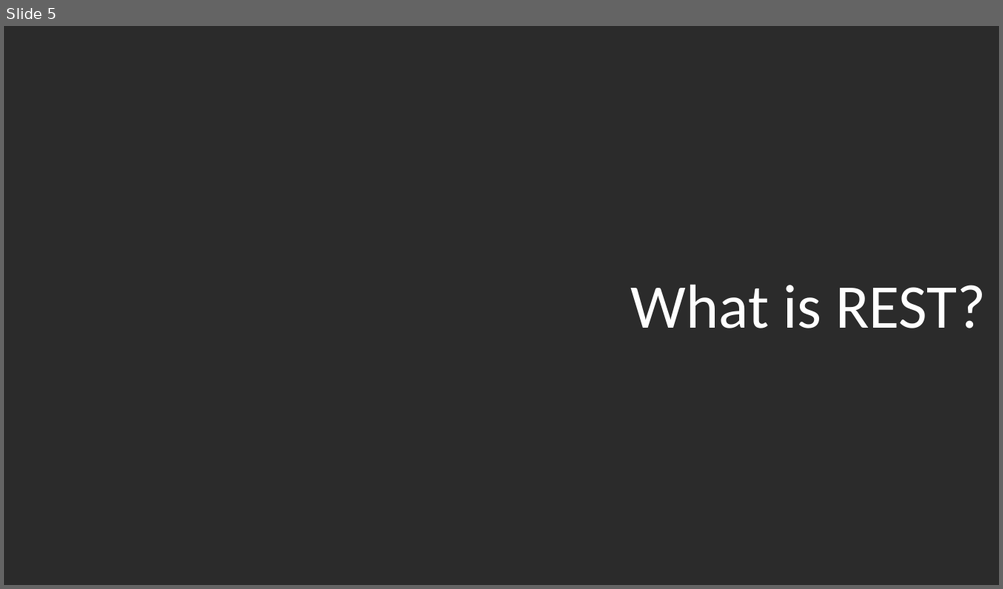
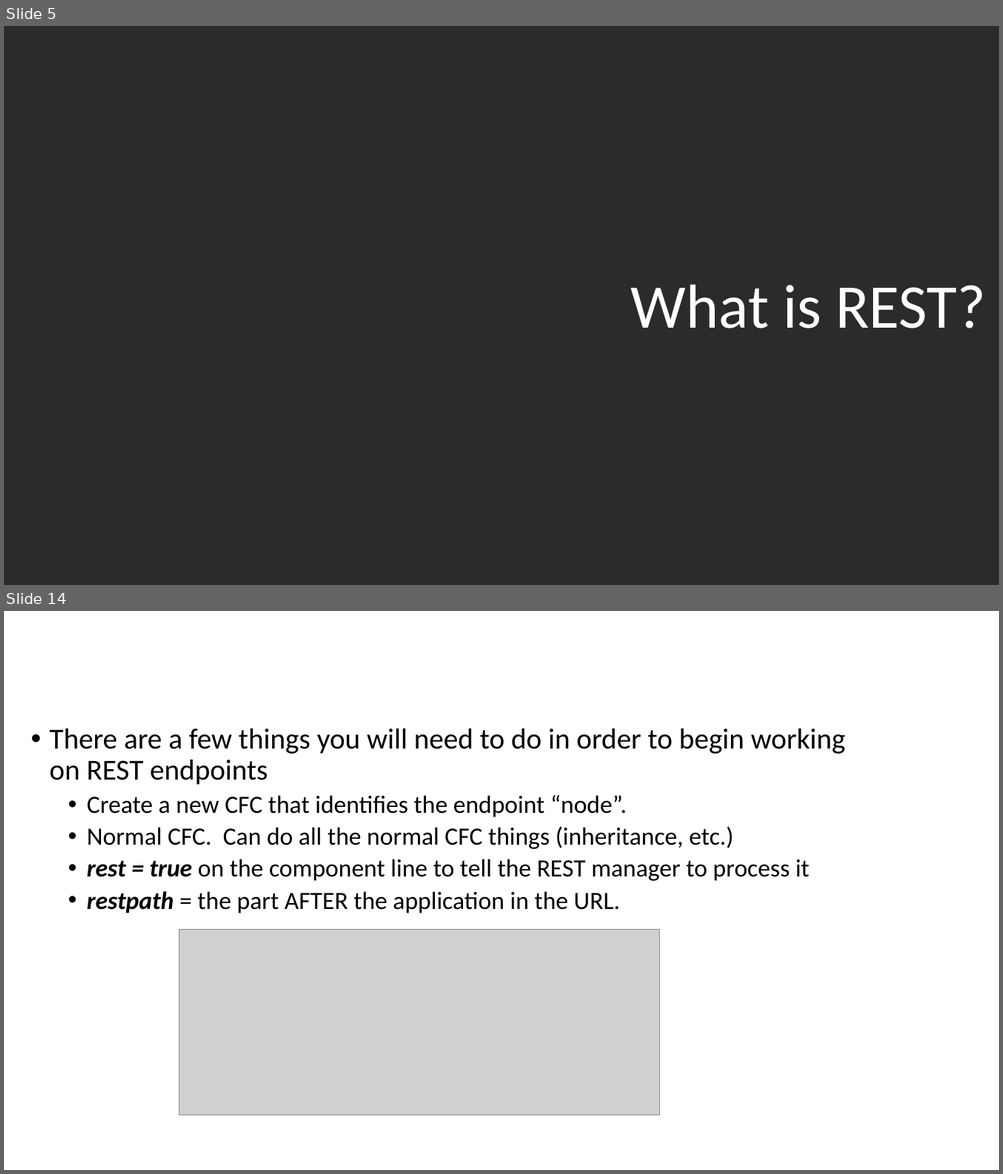
Before and after one commit to quetwo/hawaii-apis, a slide deck: MMCFUG - REST.pptx. Shown one above the other, each under a label of ours: slide 5 before the commit, slides 5 and 14 after it; the slides between them are not shown. The pictures are 1003x589 and 1003x1174 pixels, drawn with LibreOffice and Linux fonts; fonts in the diff are those of the drawing; grey boxes stand for pictures; background and template pictures are left out; a plain dark background stands for a picture behind light text. Boxes give left, top, right and bottom in pixels: in the first picture for what was removed or moved away, otherwise in the second. Text is boxed around its words. In the diff, an @@ line names an element or a change of style, - is before the commit and + after.

```diff
--- a/MMCFUG - REST.pptx
+++ b/MMCFUG - REST.pptx
@@ slide 14 added at (4,611,999,1170), background picture (left out) @@
@@ title added at (4,611,885,690), 44 pt, text #FFFFFF @@
+REST Configuration
@@ text added at (49,728,845,914), 24 pt, text #000000 @@
+• There are a few things you will need to do in order to begin working on REST endpoints
+  • Create a new CFC that identifies the endpoint “node”.
+  • Normal CFC. Can do all the normal CFC things (inheritance, etc.)
+  • rest = true on the component line to tell the REST manager to process it
+  • restpath = the part AFTER the application in the URL.
@@ picture added at (179,930,660,1116) @@
```
Also in this commit, not shown: 24 other slides added.
